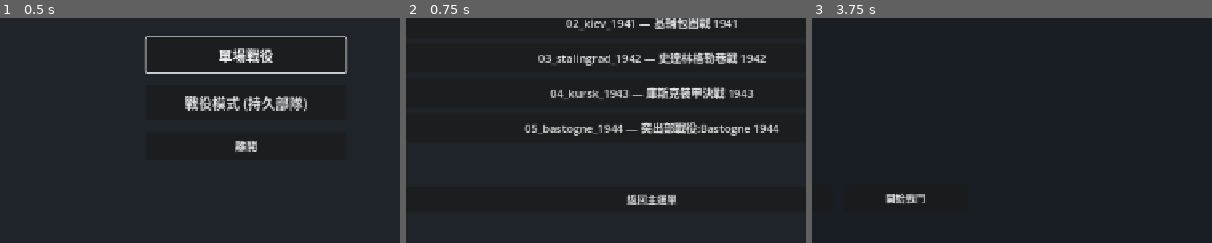
Above: before the commit, frames 1-3 (left to right).
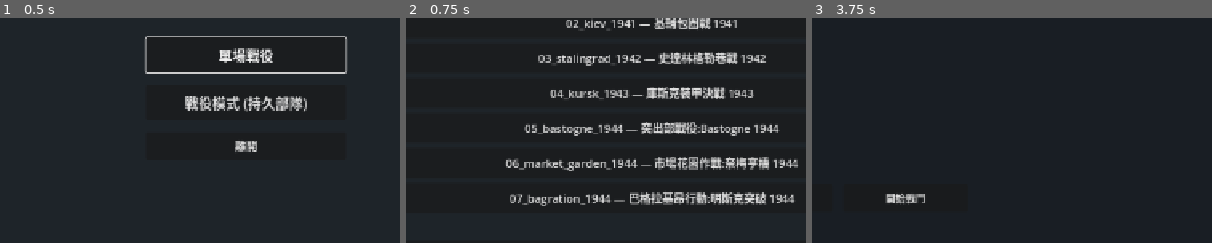
Above: after the commit, the same moments.

Repository: Fischer-Zhang/WorldWarII
Game: Godot game, scene res://scenes/main_menu.tscn
Same seed, same stepped clock (60 frames per second), same inputs: the game is played once before the commit and once after it.
Inputs:
- Up to frame 1 (0.5 s): no input
- Up to frame 2 (0.75 s): click "單場戰役" at 0.5 s
- Up to frame 3 (3.75 s): click "簡單" at 1.25 s; click "普通" at 2 s; click "困難" at 2.75 s; click "00_sandbox — 沙盒測試地圖" at 3.5 s
The pictures show only the part of the screen within x 19-69%, y 50-100%; the shares and areas given below are measured in that part.

Frame 1 is identical in both runs. In frame 2, 4.4% of the frame differs, in the area x 25-98%, y 61-84%; in frame 3, nothing differs.

Commit message:
Add late-war campaign scenarios

Diff:
--- a/data/scenarios/01_sedan_1940.json
+++ b/data/scenarios/01_sedan_1940.json
@@ -1,13 +1,13 @@
 {
   "id": "01_sedan_1940",
   "title": "色當突破 1940",
-  "briefing": "1940 年 5 月 13 日。古德林的第 19 裝甲軍剛通過阿登森林,正壓向馬士河畔的色當。法軍第 55 步兵師沿河防守,但反應遲緩、缺乏裝甲縱深。\n\n你的任務:在 12 個回合內,以裝甲先鋒突破馬士河防線並佔領色當鎮(西側目標城鎮)。法軍只要拖到時限便算勝利。\n\n戰術提示:法軍佔住城鎮和森林獲得地形加成;反戰車砲在開闊地依然致命。\n保持你的中戰車並善用機動性側翼。",
+  "briefing": "1940 年 5 月 13 日。古德林的第 19 裝甲軍剛通過阿登森林,正壓向馬士河畔的色當。法軍第 55 步兵師沿河防守,但反應遲緩、缺乏裝甲縱深。\n\n你的任務:在 12 個回合內,以裝甲先鋒突破馬士河防線並佔領色當鎮(西側目標城鎮)。法軍只要拖到時限便算勝利。\n\n戰術提示:法軍佔住城鎮和森林獲得地形加成;反戰車砲在開闊地依然致命。\n保持你的中戰車並善用機動性側翼。北方那幾座山是你剛穿越的阿登高地 — 可以繞,別硬鑽。",
   "map": {
     "width": 14,
     "height": 10,
     "tiles": [
-      ["plain", "plain", "plain", "road",   "road",   "road",   "plain",  "plain",  "forest", "forest", "forest", "forest", "forest", "forest"],
-      ["plain", "town",  "plain", "plain",  "plain",  "plain",  "plain",  "forest", "forest", "forest", "forest", "forest", "forest", "forest"],
+      ["plain", "plain", "plain", "road",   "road",   "road",   "plain",  "plain",  "mountain","mountain","forest", "forest", "forest", "forest"],
+      ["plain", "town",  "plain", "plain",  "plain",  "plain",  "plain",  "forest", "forest", "mountain","forest", "forest", "forest", "forest"],
       ["plain", "plain", "plain", "road",   "plain",  "plain",  "river",  "plain",  "plain",  "forest", "forest", "forest", "forest", "forest"],
       ["plain", "forest","plain", "road",   "plain",  "river",  "river",  "plain",  "plain",  "plain",  "forest", "forest", "forest", "forest"],
       ["plain", "forest","plain", "plain",  "river",  "river",  "plain",  "plain",  "plain",  "plain",  "forest", "forest", "forest", "forest"],
--- a/data/scenarios/04_kursk_1943.json
+++ b/data/scenarios/04_kursk_1943.json
@@ -1,18 +1,18 @@
 {
   "id": "04_kursk_1943",
   "title": "庫斯克裝甲決戰 1943",
-  "briefing": "1943 年 7 月。德軍「堡壘行動」企圖切除庫斯克突出部。霍特的第四裝甲軍團迎面撞上瓦圖 …(73 unchanged characters)… 其中之一),時間 14 個回合。蘇軍縱深部署反戰車砲與 T-34 戰車群作預備隊。\n\n戰術提示:這場仗是純粹的裝甲對決。注意 vs_armor 與 armor 的相互作用 — 用反戰車砲處理對方戰車比讓自己的戰車正面對轟更划算。但反戰車砲一旦進入步兵射程就會被輾平。",
+  "briefing": "1943 年 7 月。德軍「堡壘行動」企圖切除庫斯克突出部。霍特的第四裝甲軍團迎面撞上瓦圖 …(73 unchanged characters)… 其中之一),時間 14 個回合。蘇軍縱深部署反戰車砲與 T-34 戰車群作預備隊,並占據兩處山脊高地(Hill 252.2 與 226.5)俯瞰戰場。\n\n戰術提示:這場仗是純粹的裝甲對決。注意 vs_armor 與 armor 的相互作用 — 用反戰車砲處理對方戰車比讓自己的戰車正面對轟更划算。但反戰車砲一旦進入步兵射程就會被輾平。山地給防守方 +3 防禦但移動消耗 3,你的裝甲不適合硬攻山頭。",
   "map": {
     "width": 14,
     "height": 10,
     "tiles": [
       ["plain", "plain", "plain", "plain",  "plain",  "plain",  "plain",  "plain",  "plain",  "plain",  "plain",  "plain",  "plain",  "plain"],
-      ["plain", "forest","plain", "plain",  "plain",  "plain",  "plain",  "plain",  "plain",  "plain",  "plain",  "plain",  "forest", "forest"],
+      ["plain", "forest","plain", "plain",  "mountain","plain", "plain",  "plain",  "mountain","plain", "plain",  "plain",  "forest", "forest"],
       ["plain", "plain", "plain", "plain",  "plain",  "town",   "plain",  "plain",  "town",   "plain",  "plain",  "plain",  "plain",  "plain"],
       ["plain", "plain", "plain", "plain",  "road",   "plain",  "plain",  "road",   "plain",  "plain",  "plain",  "plain",  "plain",  "plain"],
       ["plain", "plain", "forest","plain",  "road",   "plain",  "plain",  "road",   "plain",  "forest", "plain",  "plain",  "plain",  "plain"],
       ["plain", "plain", "plain", "plain",  "road",   "road",   "road",   "road",   "plain",  "plain",  "plain",  "plain",  "plain",  "plain"],
-      ["plain", "plain", "plain", "plain",  "plain",  "plain",  "plain",  "plain",  "plain",  "plain",  "forest", "plain",  "plain",  "plain"],
+      ["plain", "plain", "plain", "plain",  "mountain","plain", "plain",  "mountain","plain", "plain",  "forest", "plain",  "plain",  "plain"],
       ["plain", "plain", "plain", "plain",  "plain",  "plain",  "plain",  "plain",  "plain",  "plain",  "plain",  "plain",  "plain",  "plain"],
       ["plain", "forest","plain", "plain",  "plain",  "plain",  "plain",  "plain",  "plain",  "plain",  "plain",  "plain",  "forest", "plain"],
       ["plain", "plain", "plain", "plain",  "plain",  "plain",  "plain",  "plain",  "plain",  "plain",  "plain",  "plain",  "plain",  "plain"]
@@ -27,6 +27,7 @@
     {"faction": "axis", "type": "medium_tank", "name": "Panther",    "at": [13, 3]},
     {"faction": "axis", "type": "medium_tank", "name": "Pz.IV a",    "at": [12, 5]},
     {"faction": "axis", "type": "medium_tank", "name": "Pz.IV b",    "at": [13, 7]},
+    {"faction": "axis", "type": "medium_tank", "name": "Pz.IV c",    "at": [13, 8]},
     {"faction": "axis", "type": "light_tank",  "name": "Pz.III",     "at": [12, 8]},
     {"faction": "axis", "type": "infantry",    "name": "擲彈兵",     "at": [11, 4]},
     {"faction": "axis", "type": "artillery",   "name": "Hummel",     "at": [13, 6]},
--- /dev/null
+++ b/data/scenarios/06_market_garden_1944.json
@@ -0,0 +1,51 @@
+{
+  "id": "06_market_garden_1944",
+  "title": "市場花園作戰:奈梅亨橋 1944",
+  "briefing": "1944 年 9 月 17 日。蒙哥馬利的「市場花園」計畫:在尼德蘭境內空降三支傘兵師奪取一連串橋樑,讓英軍 XXX 軍的裝甲縱隊得以一路衝到萊茵河,提前結束戰爭。\n\n你的任務:作為美軍第 82 空降師指揮官,在 14 個回合內奪取奈梅亨橋(地圖中央城鎮)。德軍第 9、第 10 SS 裝甲師正在反撲。霍羅克斯的 XXX 軍會在 **第 7 回合** 從南方公路抵達,帶來 2 輛 M4 雪曼與 1 個步兵連。\n\n戰術提示:\n• 傘兵 vs_armor 2,正面打 Panther 沒勝算,要靠反戰車砲與工兵壓制裝甲。\n• 北方城鎮群是德軍橋頭堡 +3 防禦,別直接衝,等砲兵削血。\n• 援軍從南方道路上來,前 6 回合靠你死撐;若橋落敵手任務即告失敗。",
+  "map": {
+    "width": 14,
+    "height": 10,
+    "tiles": [
+      ["plain", "forest","plain", "plain", "plain", "plain", "plain", "plain", "plain", "plain", "plain", "plain", "forest","plain"],
+      ["plain", "forest","plain", "plain", "town",  "town",  "town",  "town",  "plain", "plain", "plain", "plain", "plain", "plain"],
+      ["plain", "plain", "plain", "road",  "town",  "town",  "town",  "road",  "plain", "plain", "forest","plain", "plain", "plain"],
+      ["plain", "plain", "plain", "road",  "plain", "plain", "plain", "road",  "plain", "plain", "forest","plain", "plain", "plain"],
+      ["plain", "plain", "plain", "road",  "plain", "plain", "plain", "road",  "plain", "plain", "plain", "plain", "plain", "plain"],
+      ["river", "river", "river", "river", "river", "town",  "river", "river", "river", "river", "river", "river", "river", "river"],
+      ["plain", "plain", "plain", "road",  "plain", "road",  "plain", "plain", "plain", "plain", "plain", "plain", "plain", "plain"],
+      ["plain", "forest","plain", "road",  "plain", "plain", "plain", "plain", "plain", "forest","plain", "plain", "plain", "plain"],
+      ["plain", "plain", "plain", "road",  "plain", "plain", "plain", "plain", "plain", "plain", "plain", "plain", "forest","plain"],
+      ["plain", "plain", "plain", "road",  "road",  "road",  "road",  "road",  "road",  "road",  "plain", "plain", "plain", "plain"]
+    ]
+  },
+  "factions": [
+    {"id": "allies", "name": "美 82 空降師",     "controller": "player", "color": "#3a5a7a"},
+    {"id": "axis",   "name": "德軍第 9 SS 裝甲", "controller": "ai", "ai": "defensive", "color": "#7a4a3a"}
+  ],
+  "units": [
+    {"faction": "allies", "type": "paratrooper", "name": "82 空降 a", "at": [4, 3], "general": "bradley"},
+    {"faction": "allies", "type": "paratrooper", "name": "82 空降 b", "at": [5, 3]},
+    {"faction": "allies", "type": "paratrooper", "name": "82 空降 c", "at": [6, 3]},
+    {"faction": "allies", "type": "at_gun",      "name": "57 mm AT",  "at": [6, 4]},
+    {"faction": "allies", "type": "engineer",    "name": "307 工兵",  "at": [4, 4]},
+    {"faction": "allies", "type": "mg_team",     "name": "M1919",     "at": [5, 4]},
+    {"faction": "allies", "type": "artillery",   "name": "105 mm",    "at": [3, 3]},
+
+    {"faction": "axis", "type": "medium_tank", "name": "Pz.IV",     "at": [4, 1]},
+    {"faction": "axis", "type": "medium_tank", "name": "Panther",   "at": [7, 1], "general": "manteuffel"},
+    {"faction": "axis", "type": "infantry",    "name": "SS 擲彈兵 1", "at": [5, 1]},
+    {"faction": "axis", "type": "infantry",    "name": "SS 擲彈兵 2", "at": [6, 1]},
+    {"faction": "axis", "type": "mg_team",     "name": "MG 42",     "at": [5, 2]},
+    {"faction": "axis", "type": "at_gun",      "name": "PaK 40",    "at": [4, 2]},
+    {"faction": "axis", "type": "artillery",   "name": "150 mm sFH","at": [8, 2]}
+  ],
+  "reinforcements": [
+    {"at_turn": 7, "faction": "allies", "type": "medium_tank", "name": "M4 雪曼 a", "at": [4, 9], "general": "patton"},
+    {"at_turn": 7, "faction": "allies", "type": "medium_tank", "name": "M4 雪曼 b", "at": [5, 9]},
+    {"at_turn": 7, "faction": "allies", "type": "infantry",    "name": "XXX 軍步兵","at": [6, 9]}
+  ],
+  "victory": {
+    "allies": {"type": "capture", "target": [5, 5], "by_turn": 14},
+    "axis":   {"type": "survive", "by_turn": 14}
+  }
+}
--- /dev/null
+++ b/data/scenarios/07_bagration_1944.json
@@ -0,0 +1,53 @@
+{
+  "id": "07_bagration_1944",
+  "title": "巴格拉基昂行動:明斯克突破 1944",
+  "briefing": "1944 年 6 月。為配合西線諾曼第登陸,史達林發動「巴格拉基昂行動」— 蘇軍歷史上規模最大的單一攻勢。朱可夫總協調、羅科索夫斯基與科涅夫從東線四個方面軍同時突進,目標是徹底毀滅德國中央集團軍群。\n\n你的任務:作為蘇軍方面軍指揮官,在 14 個回合內奪取明斯克(地圖西側城鎮)。第二梯隊(T-34/85 + 近衛步兵)會在 **第 6 回合** 從東方道路抵達。\n\n戰術提示:\n• 三位將領可協同 — 科涅夫的「戰術反擊」給戰車 +2 反裝甲,朱可夫的「鋼鐵之牆」給相鄰友軍 +3 防,崔可夫的「巷戰指揮」給步兵 +2 攻 +1 防。\n• 德軍 StuG 與 PaK 40 埋在森林邊緣,先用 152 mm 與喀秋莎清出火力點再前推戰車。\n• 北方的維捷布斯克山地是兩翼錨點 — 不打也不丟,把主力壓在中路。",
+  "map": {
+    "width": 14,
+    "height": 10,
+    "tiles": [
+      ["mountain","plain", "plain", "plain", "plain", "plain", "plain", "plain", "plain", "plain", "plain", "plain", "plain", "plain"],
+      ["plain",   "plain", "plain", "plain", "plain", "plain", "plain", "plain", "road",  "road",  "road",  "plain", "plain", "plain"],
+      ["forest",  "plain", "plain", "forest","plain", "plain", "road",  "road",  "plain", "plain", "plain", "plain", "plain", "plain"],
+      ["forest",  "forest","plain", "plain", "road",  "road",  "plain", "plain", "plain", "plain", "plain", "plain", "plain", "plain"],
+      ["plain",   "forest","town",  "plain", "road",  "plain", "plain", "plain", "plain", "plain", "plain", "plain", "plain", "plain"],
+      ["plain",   "plain", "plain", "forest","road",  "plain", "plain", "river", "river", "river", "plain", "plain", "plain", "plain"],
+      ["plain",   "plain", "plain", "forest","plain", "plain", "plain", "river", "plain", "plain", "plain", "plain", "forest","plain"],
+      ["plain",   "forest","plain", "plain", "plain", "plain", "plain", "river", "plain", "plain", "plain", "plain", "forest","plain"],
+      ["mountain","plain", "plain", "plain", "plain", "plain", "plain", "plain", "plain", "plain", "plain", "plain", "plain", "plain"],
+      ["plain",   "plain", "plain", "plain", "plain", "plain", "plain", "plain", "plain", "plain", "plain", "plain", "plain", "plain"]
+    ]
+  },
+  "factions": [
+    {"id": "soviet", "name": "蘇軍第 1 白俄方面軍", "controller": "player", "color": "#7a3a3a"},
+    {"id": "axis",   "name": "德軍中央集團軍",     "controller": "ai", "ai": "defensive", "color": "#7a4a3a"}
+  ],
+  "units": [
+    {"faction": "soviet", "type": "medium_tank", "name": "T-34/85 a", "at": [12, 3], "general": "konev"},
+    {"faction": "soviet", "type": "medium_tank", "name": "T-34/85 b", "at": [12, 5]},
+    {"faction": "soviet", "type": "medium_tank", "name": "T-34/85 c", "at": [13, 7]},
+    {"faction": "soviet", "type": "at_gun",      "name": "76 mm AT",  "at": [12, 2]},
+    {"faction": "soviet", "type": "artillery",   "name": "152 mm",    "at": [13, 4], "general": "zhukov"},
+    {"faction": "soviet", "type": "artillery",   "name": "喀秋莎",    "at": [13, 6]},
+    {"faction": "soviet", "type": "infantry",    "name": "近衛步 1",  "at": [11, 3], "general": "chuikov"},
+    {"faction": "soviet", "type": "infantry",    "name": "近衛步 2",  "at": [11, 6]},
+    {"faction": "soviet", "type": "mg_team",     "name": "Maxim",     "at": [12, 7]},
+
+    {"faction": "axis", "type": "medium_tank", "name": "Pz.IV",    "at": [3, 3]},
+    {"faction": "axis", "type": "medium_tank", "name": "StuG III", "at": [4, 6], "general": "manteuffel"},
+    {"faction": "axis", "type": "infantry",    "name": "擲彈兵 1", "at": [1, 3]},
+    {"faction": "axis", "type": "infantry",    "name": "擲彈兵 2", "at": [1, 4]},
+    {"faction": "axis", "type": "mg_team",     "name": "MG 42",    "at": [3, 4]},
+    {"faction": "axis", "type": "at_gun",      "name": "PaK 40 a", "at": [3, 5]},
+    {"faction": "axis", "type": "at_gun",      "name": "PaK 40 b", "at": [0, 2]},
+    {"faction": "axis", "type": "artillery",   "name": "105 mm",   "at": [1, 2]}
+  ],
+  "reinforcements": [
+    {"at_turn": 6, "faction": "soviet", "type": "medium_tank", "name": "T-34/85 d", "at": [13, 9]},
+    {"at_turn": 6, "faction": "soviet", "type": "infantry",    "name": "近衛步 3",  "at": [12, 9]}
+  ],
+  "victory": {
+    "soviet": {"type": "capture", "target": [2, 4], "by_turn": 14},
+    "axis":   {"type": "survive", "by_turn": 14}
+  }
+}
--- a/scripts/scenario/campaign_manager.gd
+++ b/scripts/scenario/campaign_manager.gd
@@ -23,6 +23,8 @@
 	"03_stalingrad_1942",
 	"04_kursk_1943",
 	"05_bastogne_1944",
+	"06_market_garden_1944",
+	"07_bagration_1944",
 ]
 const VERSION := 1
 
Not shown, changed: docs/progress/balance_report.md
Not shown, changed: docs/progress/scenario_balance_report.md
Not shown, changed: docs/progress/scenario_probe.md
